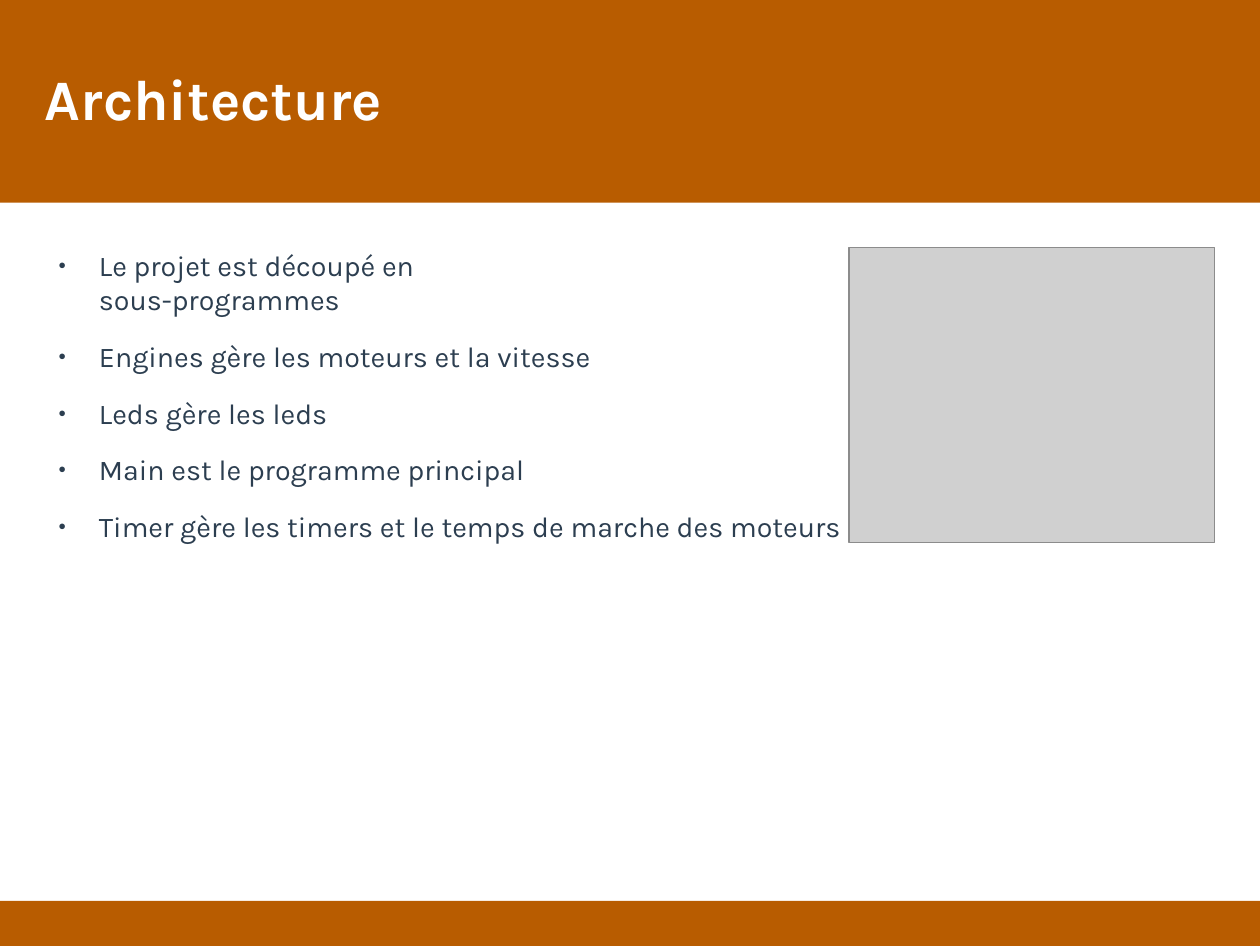
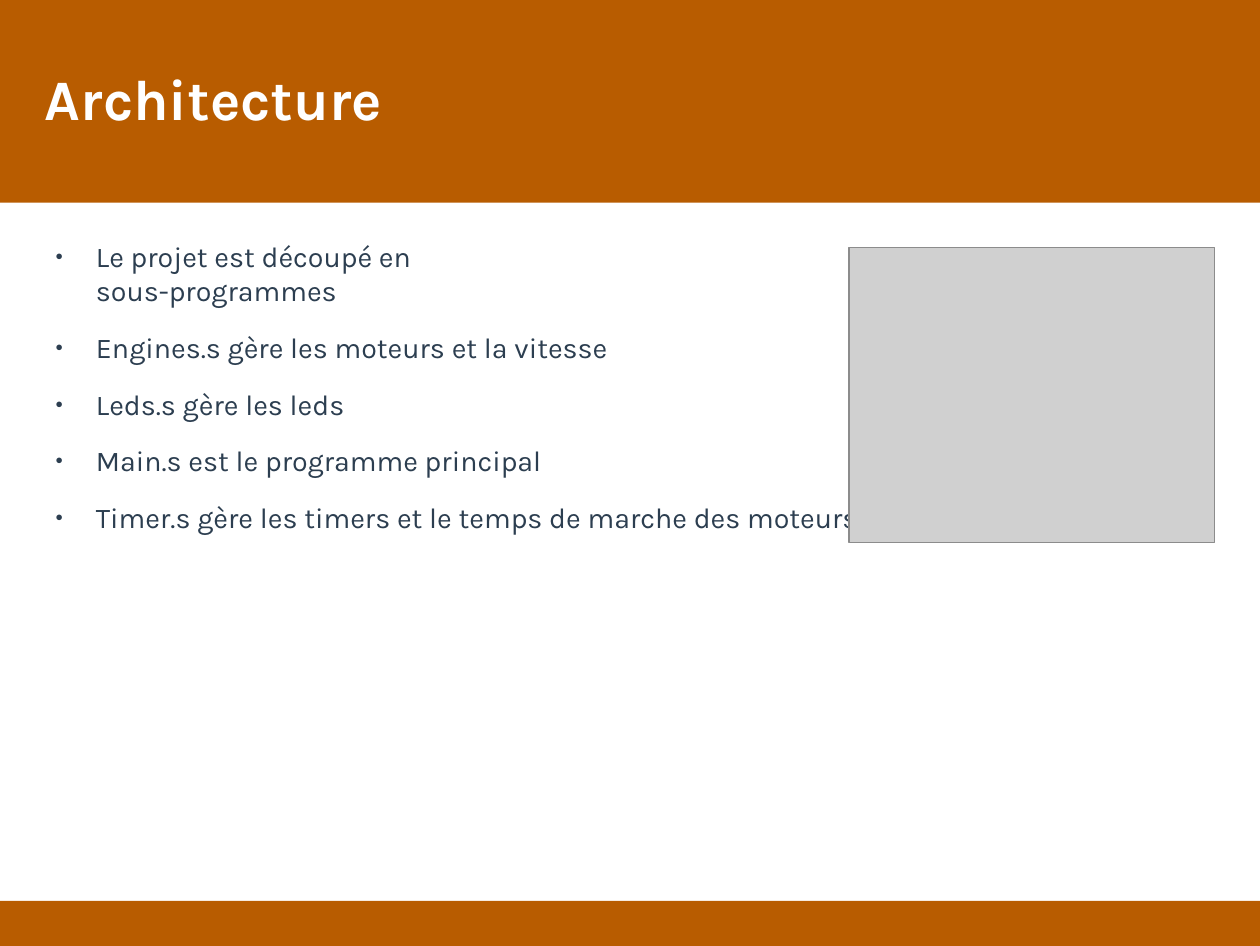
Before and after one commit to Pholith/ARM-Stellaris-TerrorBot, a slide deck: slide 3 of Présentation.odp. Drawn at 1260x946 pixels with LibreOffice and Linux fonts; fonts in the diff are those of the drawing; grey boxes stand for pictures. Boxes give left, top, right and bottom in pixels: in the first picture for what was removed or moved away, otherwise in the second. Text is boxed around its words. In the diff, an @@ line names an element or a change of style, - is before the commit and + after.

```diff
--- a/Présentation.odp
+++ b/Présentation.odp
@@ text "Le projet est découpé en ...": place and size @@
-text "Le projet est découpé en ..." at <box>99,254,840,544</box>
+text "Le projet est découpé en ..." at <box>96,245,857,535</box>
@@ text at <box>96,336,857,535</box>: text changed @@
-● Engines gère les moteurs et la vitesse
-● Leds gère les leds
-● Main est le programme principal
-● Timer gère les timers et le temps de marche des moteurs
+● Engines.s gère les moteurs et la vitesse
+● Leds.s gère les leds
+● Main.s est le programme principal
+● Timer.s gère les timers et le temps de marche des moteurs
```
Also in this commit, not shown: 2 other slides changed, 8 slides added, 1 slide removed, 3 other files.
